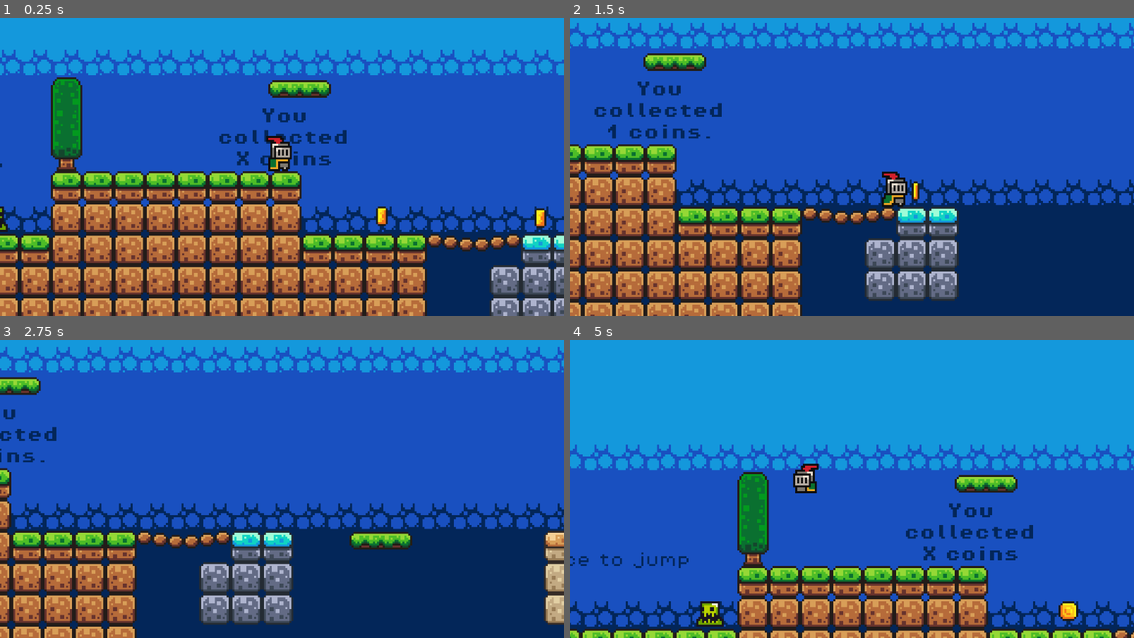
Above: before the commit, frames 1-4 (two rows, left to right).
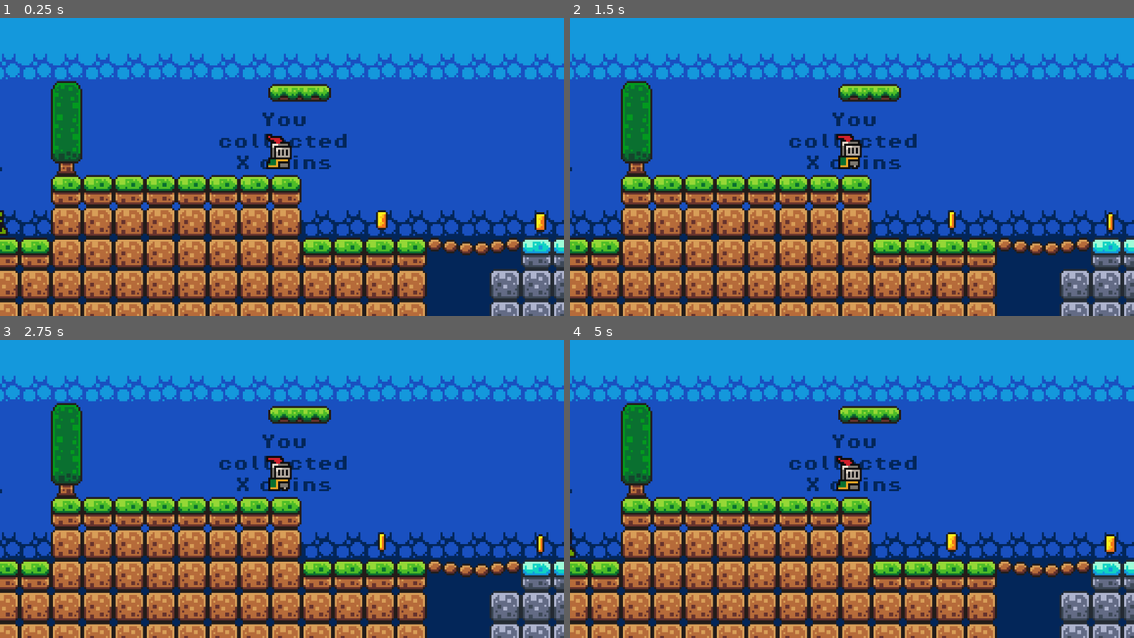
Above: after the commit, the same moments.

Repository: GoodieDawson/2D_Character_Controller
Game: Godot game, scene res://scenes/game.tscn
Same seed, same stepped clock (60 frames per second), same inputs: the game is played once before the commit and once after it.
Inputs:
- Up to frame 1 (0.25 s): no input
- Up to frame 2 (1.5 s): hold Right (mover_right) from 0.53 s (still down); tap Space (jump) at 0.77 s
- Up to frame 3 (2.75 s): tap Space (jump) at 1.52 s; release Right (mover_right) at 2.03 s; hold Left (move_left) from 2.03 s (still down)
- Up to frame 4 (5 s): release Left (move_left) at 2.78 s; hold Right (mover_right) 2.78-4.28 s; tap Space (jump) at 3.02, 3.77, 4.52 s; hold Left (move_left) from 4.28 s (still down)

The runs differ from the first frame. In frame 1, 29% of the frame differs, in the area x 0-100%, y 10-100%; in frame 2, 51%; in frame 3, 50%; in frame 4, 62%, in the area x 0-100%, y 11-100%.

Commit message:
Transitioned movement to state machine pattern
Detached original movement script from character and attached state machine script

Diff:
--- a/scenes/player.tscn
+++ b/scenes/player.tscn
@@ -1,7 +1,8 @@
-[gd_scene load_steps=26 format=3 uid="uid://boi4o3y07npa6"]
+[gd_scene load_steps=27 format=3 uid="uid://boi4o3y07npa6"]
 
 [ext_resource type="Texture2D" uid="uid://dfplt20ewu2ox" path="res://assets/sprites/knight.png" id="1_3vyb7"]
-[ext_resource type="Script" uid="uid://73xd0jkqteqj" path="res://scripts/player.gd" id="1_g2els"]
+[ext_resource type="Script" uid="uid://xry0u06p8356" path="res://scripts/CharacterStateMachine.gd" id="2_qhqgy"]
+[ext_resource type="Script" uid="uid://bpkyf83qa8rfh" path="res://scripts/idle.gd" id="3_qhqgy"]
 
 [sub_resource type="AtlasTexture" id="AtlasTexture_g2els"]
 atlas = ExtResource("1_3vyb7")
@@ -174,7 +175,6 @@
 [node name="Player" type="CharacterBody2D"]
 z_index = 5
 collision_layer = 2
-script = ExtResource("1_g2els")
 
 [node name="AnimatedSprite2D" type="AnimatedSprite2D" parent="."]
 position = Vector2(0, -12)
@@ -186,3 +186,12 @@
 [node name="CollisionShape2D" type="CollisionShape2D" parent="."]
 position = Vector2(0, -5)
 shape = SubResource("CircleShape2D_fjrip")
+
+[node name="CharacterStateMachine" type="Node" parent="." node_paths=PackedStringArray("initial_state")]
+script = ExtResource("2_qhqgy")
+initial_state = NodePath("Idle")
+metadata/_custom_type_script = "uid://xry0u06p8356"
+
+[node name="Idle" type="Node" parent="CharacterStateMachine"]
+script = ExtResource("3_qhqgy")
+metadata/_custom_type_script = "uid://cxvwdbvjmgk21"
--- a/scripts/CharacterStateMachine.gd
+++ b/scripts/CharacterStateMachine.gd
@@ -9,7 +9,10 @@
 
 # Called when the node enters the scene tree for the first time.
 func _ready() -> void:
-	var children: Array[CharacterState] = get_children() as Array[CharacterState]
+	var children: Array[CharacterState]
+	for child in get_children():
+		if child is CharacterState:
+			children.append(child)
 	for child in children:
 		child.character_state_machine = self
 		states[child.name.to_lower()] = child
--- /dev/null
+++ b/scripts/idle.gd
@@ -0,0 +1,11 @@
+extends CharacterState
+
+
+# Called when the node enters the scene tree for the first time.
+func _ready() -> void:
+	pass # Replace with function body.
+
+
+# Called every frame. 'delta' is the elapsed time since the previous frame.
+func _process(delta: float) -> void:
+	pass
Not shown, added: scripts/idle.gd.uid
